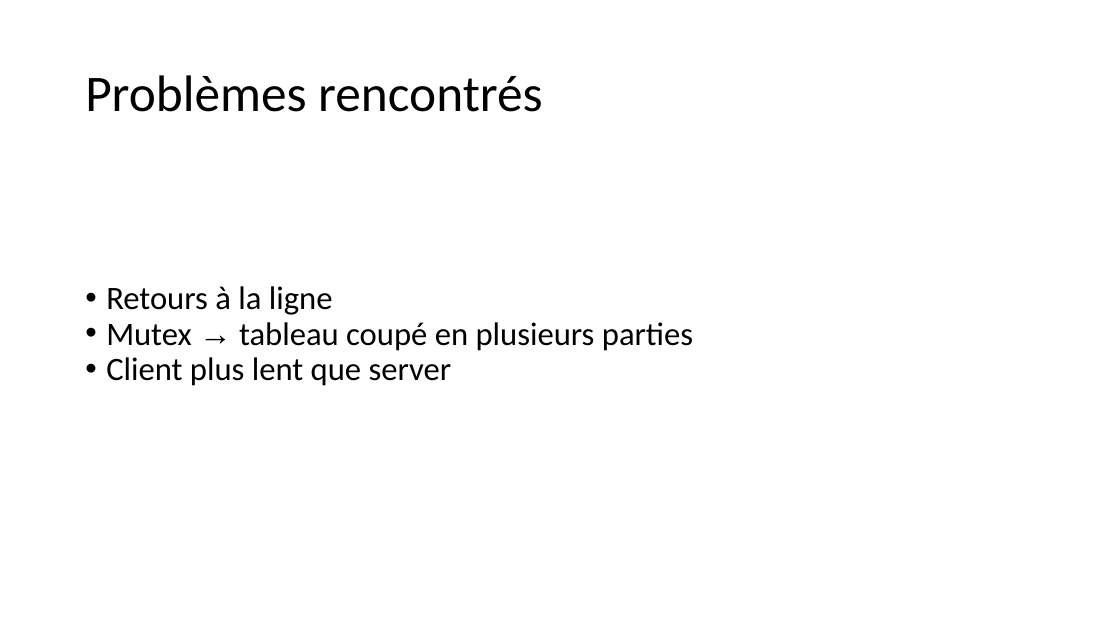
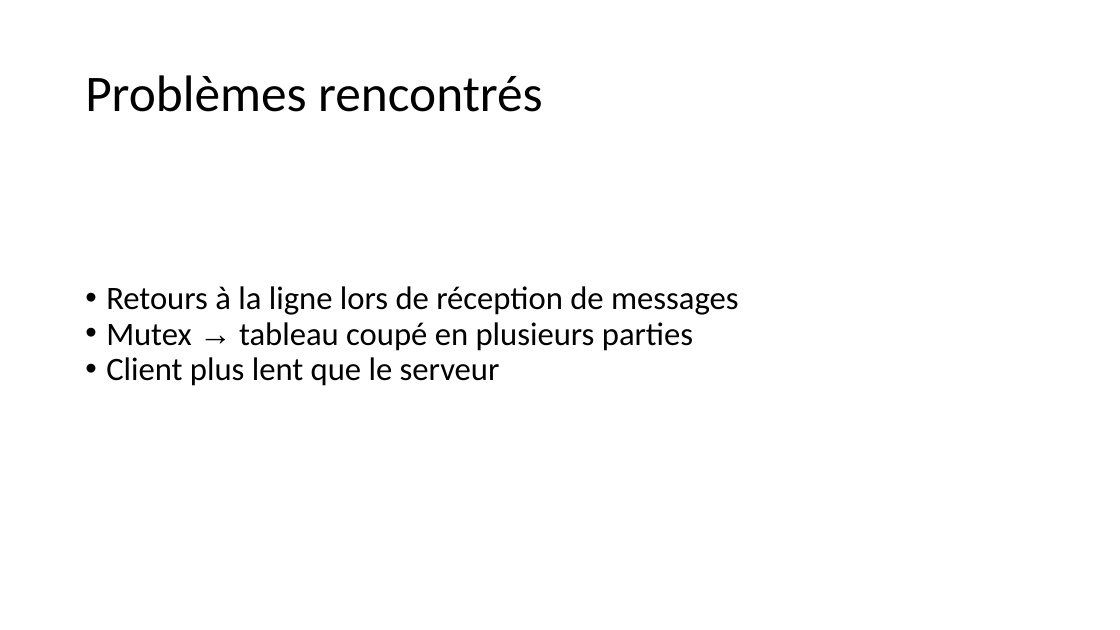
Before and after one commit to inefix/Key-Value-Store, a slide deck: slide 11 of presentation/KVS_presentation.pptx. Drawn at 1120x630 pixels with LibreOffice and Linux fonts; fonts in the diff are those of the drawing. Boxes give left, top, right and bottom in pixels: in the first picture for what was removed or moved away, otherwise in the second. Text is boxed around its words. In the diff, an @@ line names an element or a change of style, - is before the commit and + after.

```diff
--- a/presentation/KVS_presentation.pptx
+++ b/presentation/KVS_presentation.pptx
@@ text at [106,286,739,315]: text changed @@
-• Retours à la ligne
+• Retours à la ligne lors de réception de messages
@@ text at [106,357,500,386]: text changed @@
-• Client plus lent que server
+• Client plus lent que le serveur
```
Also in this commit, not shown: 2 other slides changed.
